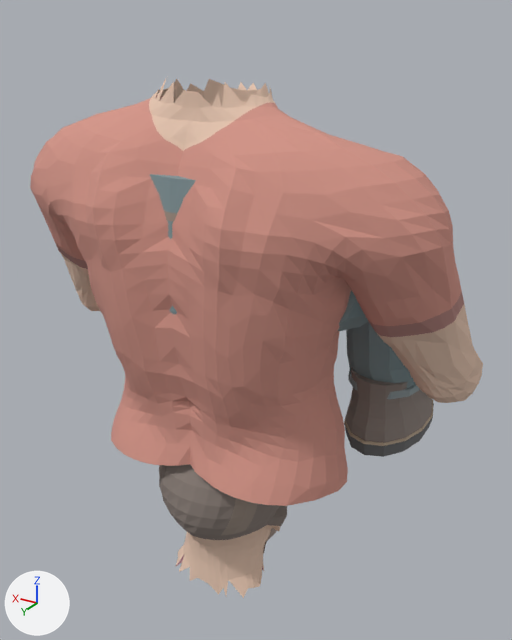
Before and after pictures for a commit that changed the OBJ model Assets/StreamingAssets/Models/Fighter.obj.
One viewpoint serves both versions: a camera (50 mm lens) standing at (-0.984, 1.47, 1.356) and looking at (0.076, -0.298, 0.472). Arrows for +X, +Y and +Z are at lower left; the lights stay in place. The picture after the commit comes second. Where no turn or scale is listed for an object, it has been applied to the vertices.

Objects in the first picture: 'hair0', 'head_0_0', 'head_0_1', 'head_0_6', 'lower', 'torso' and 4 more.
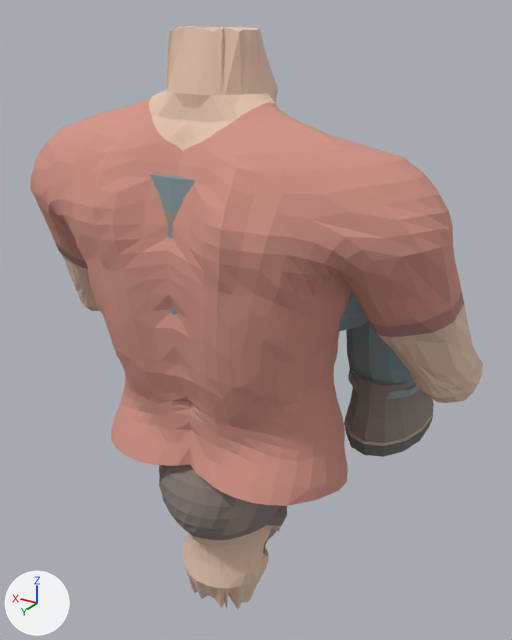
Boxes [x1, y1, x2, y2] around the edits, measured in the pictures (512 x 640 px; the box of a moved part takes in the faces that stretch with it):
'torso', reshaped: before [30, 77, 483, 506]; after [30, 90, 483, 506]
'neckJoin', added (beige): after [166, 26, 278, 95]
'underJaw', added (beige): after [185, 567, 265, 611]
part 1 of me_torso, moved or reshaped: before [149, 77, 273, 122]; after [149, 90, 278, 122]

The edits, one by one:
me_torso is used by ob_torso; location (0.0, 0.0, 0.0).
me_torso had 2947 vertices, 5620 faces and spanned x -0.653..0.653, y -0.991..0.273, z 0.171..1.226.
me_torso now has 2947 vertices, 5620 faces and spans x -0.653..0.653, y -0.991..0.273, z 0.171..1.193.
me_torso part 1: 38 of 2947 vertices moved; they spanned x -0.151..0.151, y -0.14..0.112, z 1.167..1.226 and now span x -0.132..0.133, y -0.148..0.117, z 1.193; mean shift (0.0, -0.008, 0.001); largest move (-0.125, 0.085, 1.172) -> (-0.104, 0.068, 1.193).
Mesh me_underjaw is new.
It has 77 vertices, 114 faces and spans x -0.132..0.133, y -0.123..0.142, z -0.328..-0.207.
It uses material mat_skin_c99070 (beige #e6c6b1).
Mesh me_neckjoin is new.
It has 77 vertices, 114 faces and spans x -0.132..0.133, y -0.148..0.117, z 1.193..1.333.
It uses material mat_skin_c99070 (beige #e6c6b1).
Object 'underJaw' (ob_underjaw) is new; it shows me_underjaw.
Its location is (0.0, 0.0, 0.0).
Object 'neckJoin' (ob_neckjoin) is new; it shows me_neckjoin.
Its location is (0.0, 0.0, 0.0).
